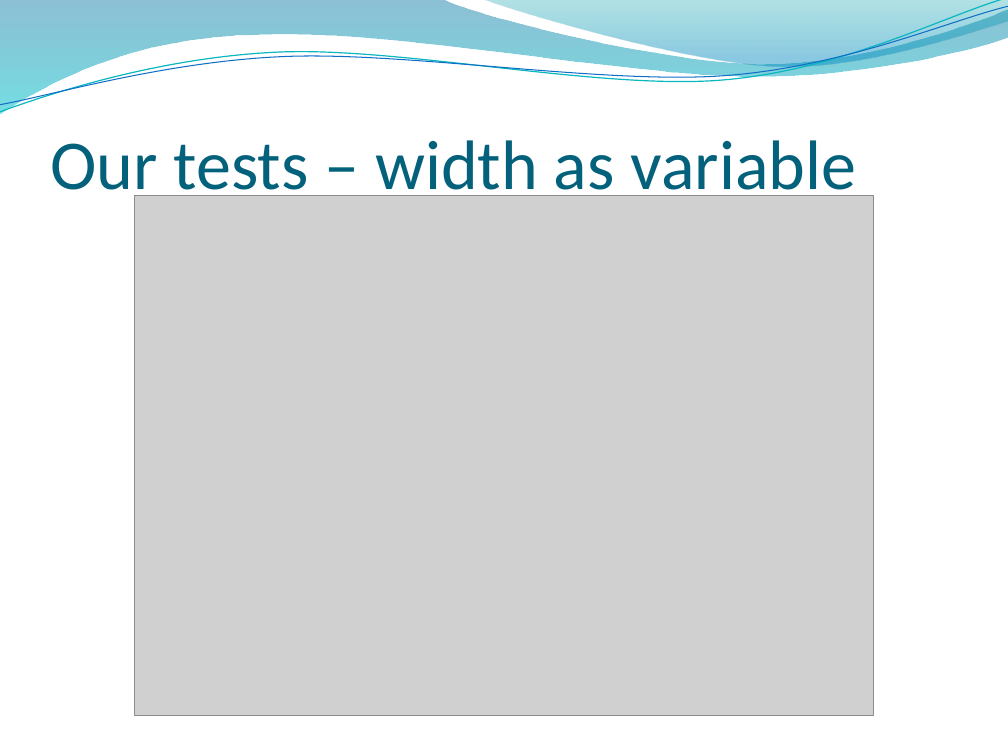
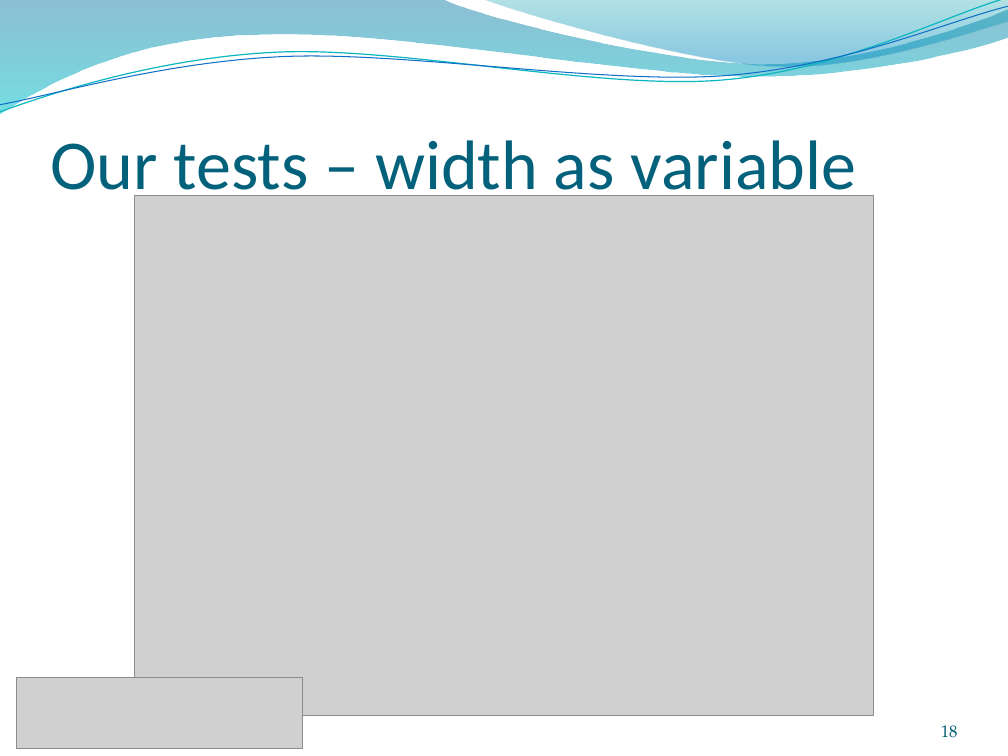
Before and after one commit to ratheile/MSSSM, a slide deck: slide 18 of presentation/Presentation.pptx. Drawn at 1008x756 pixels with LibreOffice and Linux fonts; fonts in the diff are those of the drawing; grey boxes stand for pictures; background and template pictures are left out. Boxes give left, top, right and bottom in pixels: in the first picture for what was removed or moved away, otherwise in the second. Text is boxed around its words. In the diff, an @@ line names an element or a change of style, - is before the commit and + after.

```diff
--- a/presentation/Presentation.pptx
+++ b/presentation/Presentation.pptx
@@ picture added at (x1=17, y1=677, x2=302, y2=749) @@
@@ page number added at (x1=941, y1=725, x2=958, y2=738), 12 pt, text #045D75 @@
+18
```
Also in this commit, not shown: 23 other slides changed, 1 other file.
